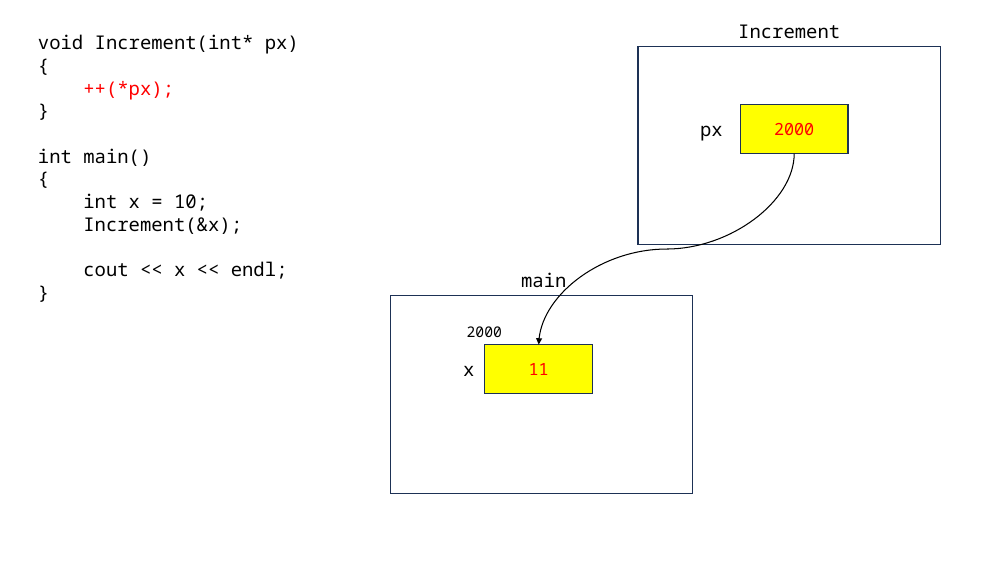
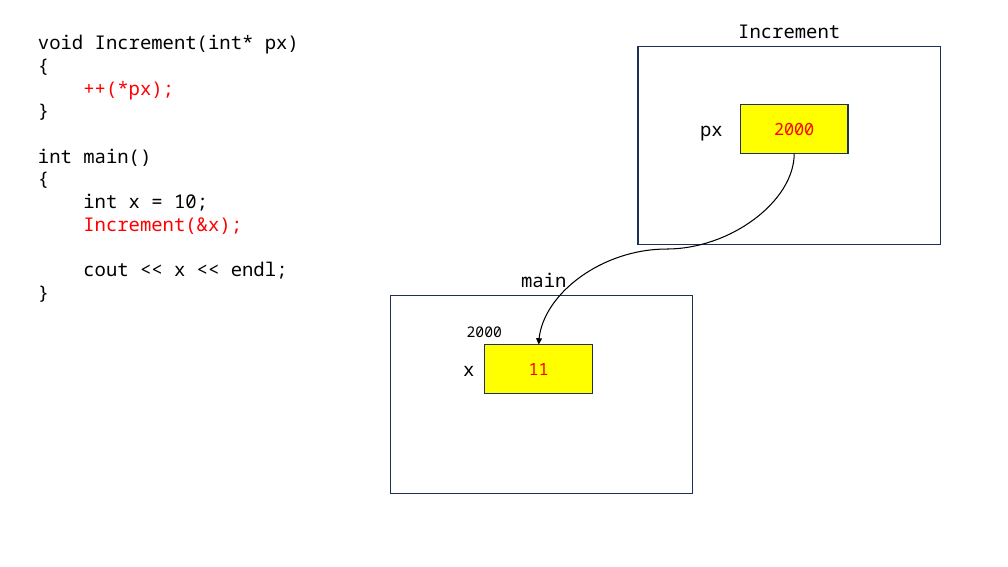
Before and after one commit to rlaxodnd98/SWIP77, a slide deck: slide 11 of cpp_230824.pptx. Drawn at 1008x567 pixels with LibreOffice and Linux fonts; fonts in the diff are those of the drawing. Boxes give left, top, right and bottom in pixels: in the first picture for what was removed or moved away, otherwise in the second. Text is boxed around its words. In the diff, an @@ line names an element or a change of style, - is before the commit and + after.

```diff
--- a/cpp_230824.pptx
+++ b/cpp_230824.pptx
@@ text at [83,217,242,234]: text colour #000000 to #FF0000 in "Increment(&x);" @@
```
Also in this commit, not shown: 1 other slide changed, 3 slides added, 1 other file.
